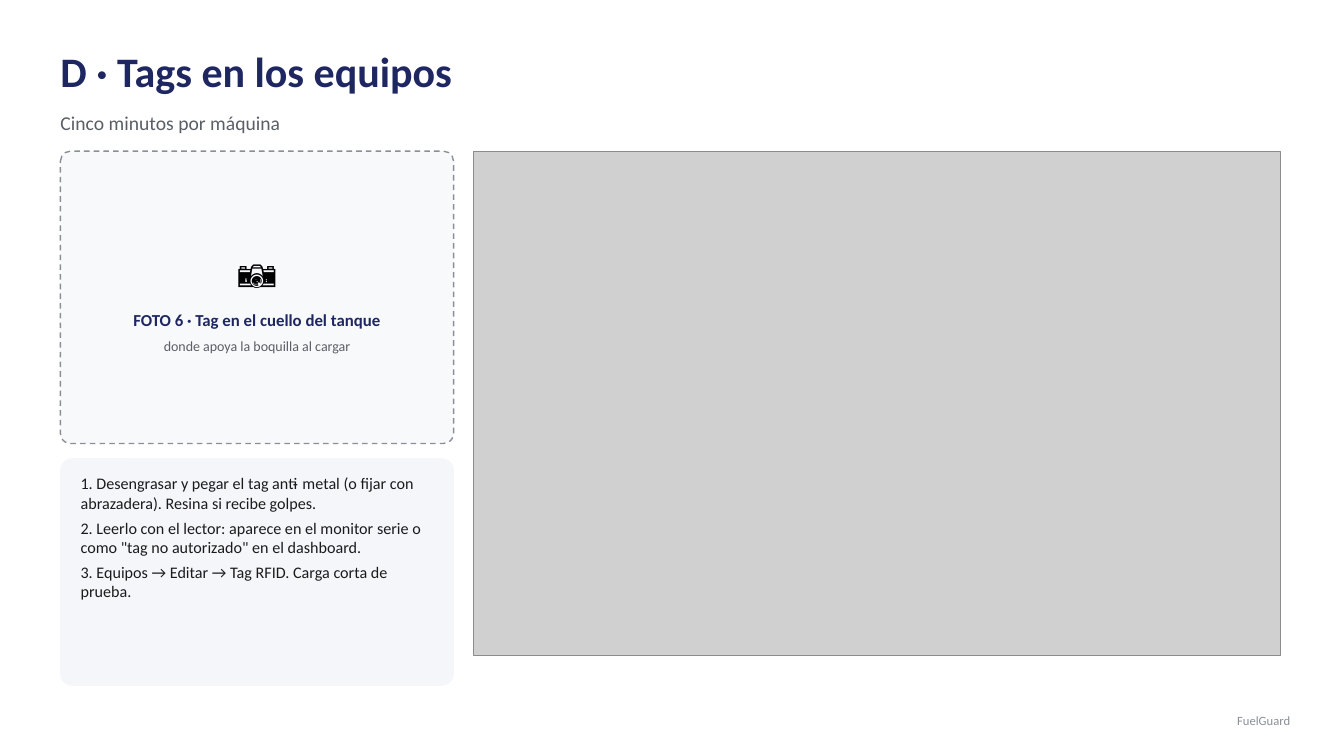
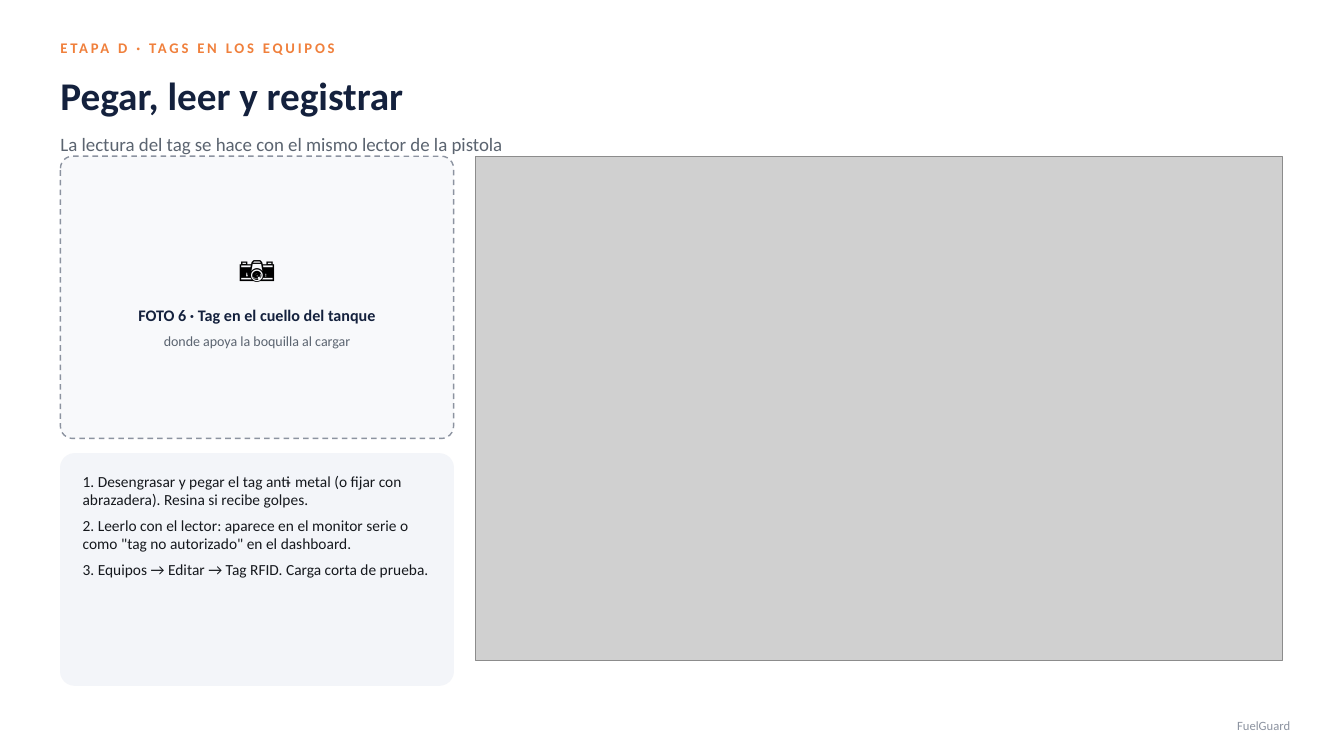
Before and after one commit to ESZO1989/FUELGUARD, a slide deck: slide 19 of docs/presentaciones/FuelGuard-Guia-Instalacion.pptx (slide 11 before the commit). Drawn at 1344x756 pixels with LibreOffice and Linux fonts; fonts in the diff are those of the drawing; grey boxes stand for pictures. Boxes give left, top, right and bottom in pixels: in the first picture for what was removed or moved away, otherwise in the second. Text is boxed around its words. In the diff, an @@ line names an element or a change of style, - is before the commit and + after.

```diff
--- a/docs/presentaciones/FuelGuard-Guia-Instalacion.pptx
+++ b/docs/presentaciones/FuelGuard-Guia-Instalacion.pptx
@@ text at <box>118,43,127,53</box>: text changed; size 30 to 10.5 pt; text colour #1E2761 to #F0803C @@
-D · Tags en los equipos
+ETAPA D · TAGS EN LOS EQUIPOS
@@ text added at <box>60,82,403,117</box>, 28 pt, text #14213D, bold @@
+Pegar, leer y registrar
@@ text removed at <box>60,116,280,133</box> @@
-Cinco minutos por máquina
@@ text added at <box>60,138,503,157</box>, 13.5 pt, text #5B6470 @@
+La lectura del tag se hace con el mismo lector de la pistola
@@ rounded rectangle: place and size @@
-rounded rectangle at <box>60,151,454,444</box>
+rounded rectangle at <box>60,156,454,439</box>
@@ rounded rectangle at <box>60,156,454,439</box>: outline #8A8F96 1 pt dashed to #8C93A0 1 pt dashed; proportions changed @@
@@ picture: place and size @@
-picture at <box>474,151,1280,655</box>
+picture at <box>476,156,1282,660</box>
@@ text "📷" at <box>60,237,454,297</box>: size 28 to 26 pt @@
@@ text "FOTO 6 · Tag en ..." at <box>138,309,375,324</box>: size 12 to 11.5 pt, text colour #1E2761 to #14213D @@
@@ text "donde apoya la boquilla al ..." at <box>164,336,350,349</box>: text colour #5A5F66 to #5B6470 @@
@@ rounded rectangle: place and size @@
-rounded rectangle at <box>60,459,454,686</box>
+rounded rectangle at <box>60,454,454,686</box>
@@ rounded rectangle at <box>60,454,454,686</box>: fill #F4F6F9 to #F3F5F9; outline #F4F6F9 0.5 pt to #F3F5F9 0.5 pt; proportions changed @@
@@ text "1. Desengrasar y pegar el ..." at <box>83,476,429,578</box>: size 11.5 to 11 pt, text colour #1B1B1B to #15181D; more space between paragraphs @@
@@ text "FuelGuard" at <box>1237,721,1290,730</box>: text colour #8A8F96 to #8C93A0 @@
```
Also in this commit, not shown: 16 other slides changed, 10 slides added, 9 other files.
